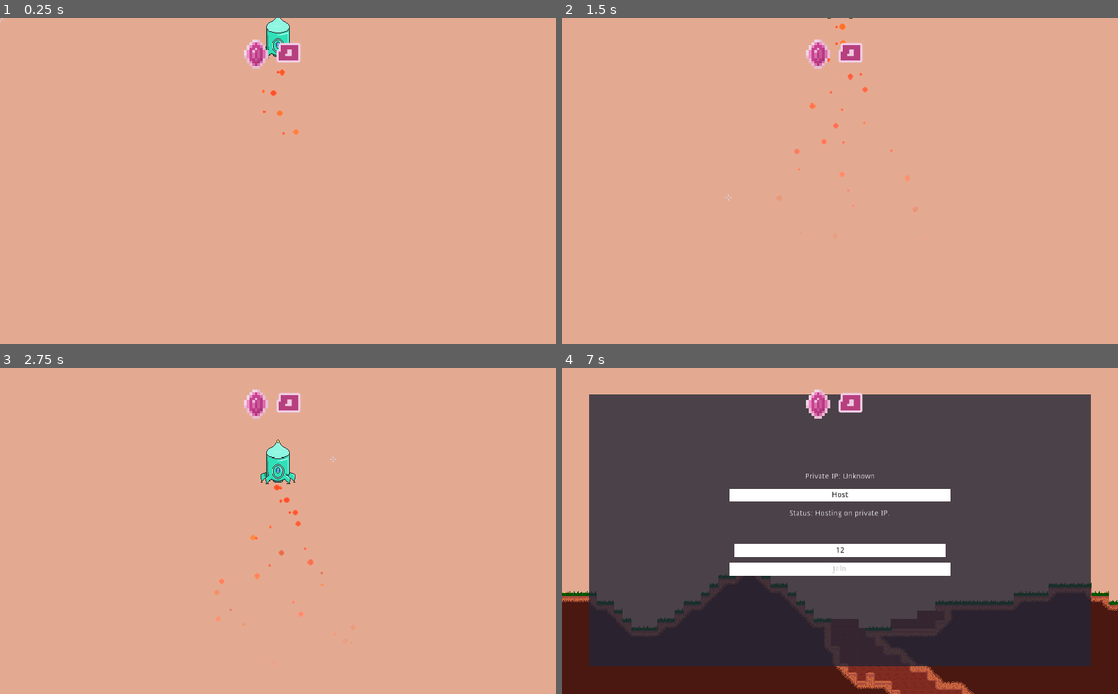
Above: before the commit, frames 1-4 (two rows, left to right).
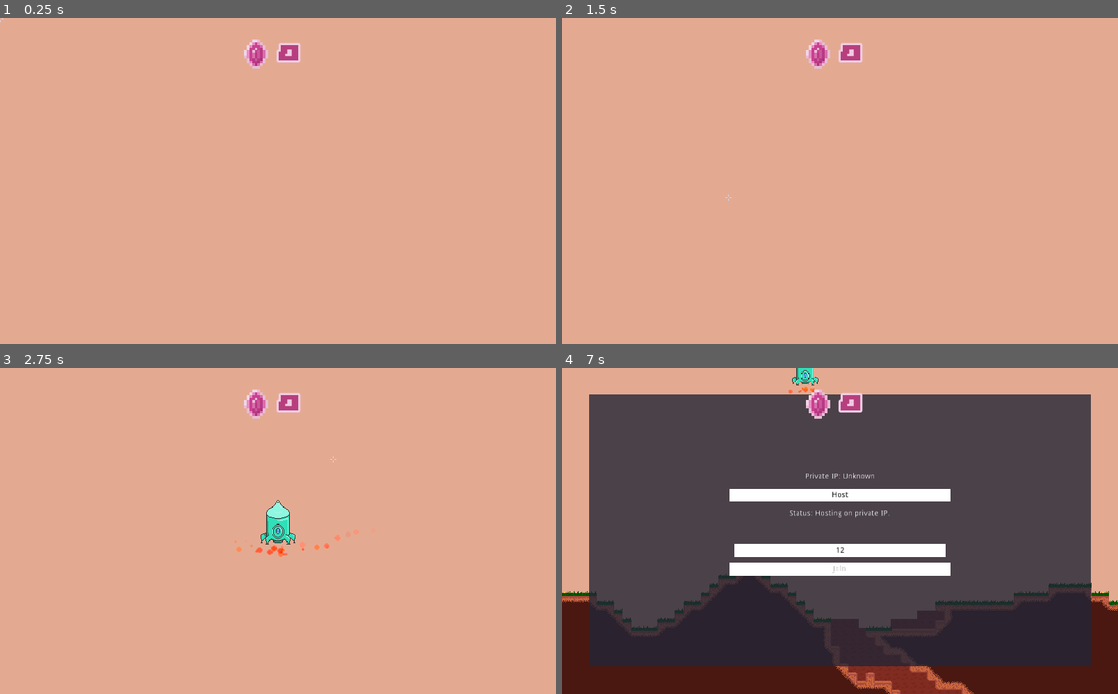
Above: after the commit, the same moments.

Repository: MichaelRRyan/Mecha-Miners
Game: Godot game, scene res://scenes/world/World.tscn
Two runs of this game, one before a commit and one after it. Both use one fixed random seed, a clock stepped at 60 frames per second and the inputs below.
Inputs (mouse positions are in pixels of both pictures, inside the frame that each line leads up to):
- Up to frame 1 (0.25 s): no input
- Up to frame 2 (1.5 s): tap Enter at 0.5 s; move the mouse to (962, 164) at 0.52 s; hold D (move_right) 0.53-1.28 s; hold E (interact) 0.53-1.28 s; tap W (jump) at 0.77 s; move the mouse to (728, 197) at 1.27 s; hold A (move_left) from 1.28 s (still down); click (728, 197) at 1.35 s
- Up to frame 3 (2.75 s): tap W (jump) at 1.52 s; tap E (interact) at 1.55, 2.3 s; move the mouse to (333, 459) at 2.02 s; release A (move_left) at 2.03 s; hold D (move_right) from 2.03 s (still down); hold Right mouse button (action2) from 2.03 s (still down)
- Up to frame 4 (7 s): move the mouse to (812, 596) at 2.77 s; release Right mouse button (action2) at 2.78 s; tap P (ai_perspective) at 2.85 s; tap W (jump) at 3.02, 3.77, 4.52 s; tap E (interact) at 3.05, 4.55 s; tap Space at 3.5 s; move the mouse to (1006, 579) at 3.52 s; release D (move_right) at 3.53 s; hold E (interact) 3.53-4.28 s; hold A (move_left) 3.53-5 s; tap Enter at 4.25 s; move the mouse to (673, 482) at 4.27 s; tap H (toggle_network_panel) at 4.35 s; click (840, 550) at 5.02 s; type "12" at 5.1 s; click "Host" at 5.75 s; click "Join" at 6.5 s

The runs differ from the first frame. In frame 1, 0.4% of the frame differs, in the area x 47-54%, y 0-36%; in frame 2, 0.2%; in frame 3, 1.4%, in the area x 38-62%, y 21-79%; in frame 4, 0.2%.
Error in both runs: Invalid call. Nonexistent function 'close_server' in base 'Node (Network.gd)'. (res://scripts/ui/components/NetworkPanel.gd:39)

Commit message:
Added the ability to return to the ship

Diff:
--- a/scenes/ui/components/DropPodMenu.tscn
+++ b/scenes/ui/components/DropPodMenu.tscn
@@ -49,42 +49,42 @@
 [node name="ResourcesActionList" type="VBoxContainer" parent="HDivider/ActionsList"]
 margin_top = 36.0
 margin_right = 417.0
-margin_bottom = 366.0
+margin_bottom = 354.0
 size_flags_horizontal = 3
 size_flags_vertical = 3
 custom_constants/separation = 10
 
 [node name="MoveResources" type="Button" parent="HDivider/ActionsList/ResourcesActionList"]
 margin_right = 417.0
-margin_bottom = 32.0
+margin_bottom = 38.0
 text = "Move Resources"
 
 [node name="DepositGems" type="Button" parent="HDivider/ActionsList/ResourcesActionList"]
-margin_top = 42.0
+margin_top = 48.0
 margin_right = 417.0
-margin_bottom = 74.0
+margin_bottom = 86.0
 text = "Deposit Gems"
 
 [node name="DepositAll" type="Button" parent="HDivider/ActionsList/ResourcesActionList"]
-margin_top = 84.0
+margin_top = 96.0
 margin_right = 417.0
-margin_bottom = 116.0
+margin_bottom = 134.0
 text = "Deposit All"
 
 [node name="WithdrawAll" type="Button" parent="HDivider/ActionsList/ResourcesActionList"]
-margin_top = 126.0
+margin_top = 144.0
 margin_right = 417.0
-margin_bottom = 158.0
+margin_bottom = 182.0
 text = "Withdraw All"
 
 [node name="ReturnToShip" type="Button" parent="HDivider/ActionsList"]
-margin_top = 376.0
+margin_top = 364.0
 margin_right = 417.0
-margin_bottom = 408.0
+margin_bottom = 402.0
 text = "Return to Ship"
 
 [node name="CloseMenu" type="Button" parent="HDivider/ActionsList"]
-margin_top = 418.0
+margin_top = 412.0
 margin_right = 417.0
 margin_bottom = 450.0
 text = "Close Menu"
--- a/scenes/ui/components/GUIManager.tscn
+++ b/scenes/ui/components/GUIManager.tscn
@@ -18,3 +18,4 @@
 
 [connection signal="gems_amount_changed" from="DropPodMenu" to="." method="_on_DropPodMenu_gems_amount_changed"]
 [connection signal="menu_closed" from="DropPodMenu" to="." method="_on_DropPod_menu_closed"]
+[connection signal="return_to_ship" from="DropPodMenu" to="." method="_on_DropPodMenu_return_to_ship"]
--- a/scripts/ui/components/DropPodMenu.gd
+++ b/scripts/ui/components/DropPodMenu.gd
@@ -1,6 +1,7 @@
 extends Control
 
 signal gems_amount_changed(amount)
+signal return_to_ship()
 
 signal menu_closed
 
@@ -53,6 +54,13 @@
 
 # ------------------------------------------------------------------------------
 func _on_ReturnToShip_pressed():
+	emit_signal("return_to_ship")
+
+
+# ------------------------------------------------------------------------------
+func _on_DropPod_left_planet():
+	Input.set_mouse_mode(Input.MOUSE_MODE_VISIBLE)
+
 	# Moves the contents of the drop pod to the ship.
 	var size = drop_pod_inventory.size
 	for i in range(0, size):
--- a/scripts/ui/components/GUIManager.gd
+++ b/scripts/ui/components/GUIManager.gd
@@ -1,6 +1,7 @@
 extends CanvasLayer
 
 signal menu_toggled(opened)
+signal return_to_ship()
 
 
 var _current_screen = null
@@ -50,10 +51,23 @@
 	if _current_screen:
 		_current_screen.show()
 
-	get_tree().paused = screen_is_valid
 	emit_signal("menu_toggled", screen_is_valid)
 
 
 # -----------------------------------------------------------------------------
 func _on_DropPodMenu_gems_amount_changed(amount):
 	$CrystalsAmount/Amount.text = str(amount)
+
+
+# -----------------------------------------------------------------------------
+func _on_DropPodMenu_return_to_ship():
+	_switch_screen(null)
+	emit_signal("return_to_ship")
+
+
+# -----------------------------------------------------------------------------
+func _on_DropPod_left_planet():
+	$DropPodMenu._on_DropPod_left_planet()
+
+
+# -----------------------------------------------------------------------------
--- a/scripts/world/DropPod.gd
+++ b/scripts/world/DropPod.gd
@@ -6,13 +6,17 @@
 signal player_entered(player)
 signal player_exited(player)
 signal landed()
+signal left_planet()
 
 const EXIT_TEXT = "Press 'E' to exit the Drop Pod"
 const ENTER_TEXT = "Press 'E' to enter the Drop Pod"
 
 export var gravity = 60.0
+export var upward_acceleration = 200.0
+export var takeoff_time = 1.0 # In seconds.
 export var max_vertical_speed = 400.0
 
+var max_height = -1
 var is_local = false
 var player = null
 var follow_point = null
@@ -21,7 +25,9 @@
 var player_in_range = false
 var ground_height = -1
 var _landed = false
+var _taking_off = false
 var _driver_inside = true
+var _time_since_takeoff = -1
 
 var _terrain : Terrain = null
 
@@ -33,6 +39,8 @@
 	var terrains = get_tree().get_nodes_in_group("terrain")
 	if terrains and not terrains.empty():
 		_terrain = terrains.front()
+
+	velocity.y = max_vertical_speed
 
 
 # -----------------------------------------------------------------------------
@@ -58,7 +66,7 @@
 
 # ------------------------------------------------------------------------------
 func _input(event):
-	if is_local and _landed and event.is_action_pressed("interact"):
+	if is_local and _landed and not _taking_off and event.is_action_pressed("interact"):
 		if _driver_inside:
 			emit_signal("menu_closed")
 			_driver_inside = false
@@ -106,17 +114,25 @@
 					var interp = 1.0 - (dist / $RayCast2D.cast_to.y)
 					velocity.y -= velocity.y * 2 * interp * delta
 
-					_handle_rays()
+			_handle_rays()
+
+		if _taking_off:
+			_time_since_takeoff += delta
+			var interp = min(1.0, _time_since_takeoff / takeoff_time)
+			velocity.y -= upward_acceleration * interp * delta
 
 		velocity.y += gravity * delta
 
 		if velocity.y > max_vertical_speed:
 			velocity.y = max_vertical_speed
 
-		if not _landed:
+		if not _landed or _taking_off:
 			emit_signal("new_velocity", velocity)
 
 		velocity = move_and_slide(velocity, Vector2.UP)
+
+		if _taking_off and position.y < max_height:
+			emit_signal("left_planet")
 
 
 # ------------------------------------------------------------------------------
@@ -145,3 +161,11 @@
 
 
 # ------------------------------------------------------------------------------
+func _on_DropPodMenu_return_to_ship():
+	_taking_off = true
+	_time_since_takeoff = 0
+	$ParticlesLarge.emitting = true
+	$ParticlesSmall.emitting = true
+
+
+# ------------------------------------------------------------------------------
--- a/scripts/world/PlayerManager.gd
+++ b/scripts/world/PlayerManager.gd
@@ -10,8 +10,8 @@
 onready var DropPodScene = preload("res://scenes/world/DropPod.tscn")
 
 export var base_player_health : float = 5.0
-export var drop_height : float = -2000.0
-export var camera_buffer : float = 100.0
+export var drop_height : float = -2800.0
+export var camera_buffer : float = 800.0
 export var level_top : int = -100
 
 var spawn_point : Vector2 = Vector2.ZERO
@@ -84,7 +84,11 @@
 		var gui_manager = gui_managers.front()
 		var _r = _local_drop_pod.connect("menu_opened", gui_manager, "_on_DropPod_menu_opened")
 		_r = _local_drop_pod.connect("menu_closed", gui_manager, "_on_DropPod_menu_closed")
+		_r = _local_drop_pod.connect("left_planet", gui_manager, "_on_DropPod_left_planet")
+		_r = gui_manager.connect("return_to_ship", _local_drop_pod, "_on_DropPodMenu_return_to_ship")
+		_r = gui_manager.connect("return_to_ship", self, "_on_DropPodMenu_return_to_ship")
 		_r = _local_player.connect("crystal_amount_changed", gui_manager, "_on_Player_crystal_amount_changed")
+
 
 	# Spawns 2 to 5 bots.
 	var num_bots = randi() % 4 + 2
@@ -112,6 +116,7 @@
 	# Assigned the necessary references.
 	drop_pod.player = entity
 	entity.drop_pod = drop_pod
+	drop_pod.max_height = drop_height
 
 	_entities.append(entity)
 	var _r = entity.connect("died", self, "_on_player_died", [entity])
@@ -123,7 +128,7 @@
 	var world_min = SPAWN_BUFFER
 	var world_max = WORLD_WIDTH - SPAWN_BUFFER * 2
 
-	for x in range(max(world_min, x_cell - 3), min(world_max, x_cell + 2)):
+	for x in range(max(world_min, x_cell - 3), min(world_max, x_cell + 3)):
 		if _free_drop_positons.has(x):
 			_free_drop_positons.erase(x)
 
@@ -172,8 +177,10 @@
 
 # ------------------------------------------------------------------------------
 func _on_player_died(player : Node2D):
+	if player == _local_player:
+		_cam_follow_point.set_target(_local_drop_pod)
+
 	remove_child(player)
-	_cam_follow_point.set_target(_local_drop_pod)
 	player.position = player.drop_pod.position
 	player.health = base_player_health
 
@@ -189,7 +196,9 @@
 	add_child(player)
 	player.respawn_complete()
 	respawn_timer.queue_free()
-	_cam_follow_point.set_target(player)
+
+	if player == _local_player:
+		_cam_follow_point.set_target(player)
 
 
 # ------------------------------------------------------------------------------
@@ -246,3 +255,8 @@
 
 
 #-------------------------------------------------------------------------------
+func _on_DropPodMenu_return_to_ship():
+	_main_camera.limit_top = int(drop_height + camera_buffer)
+
+
+#-------------------------------------------------------------------------------
